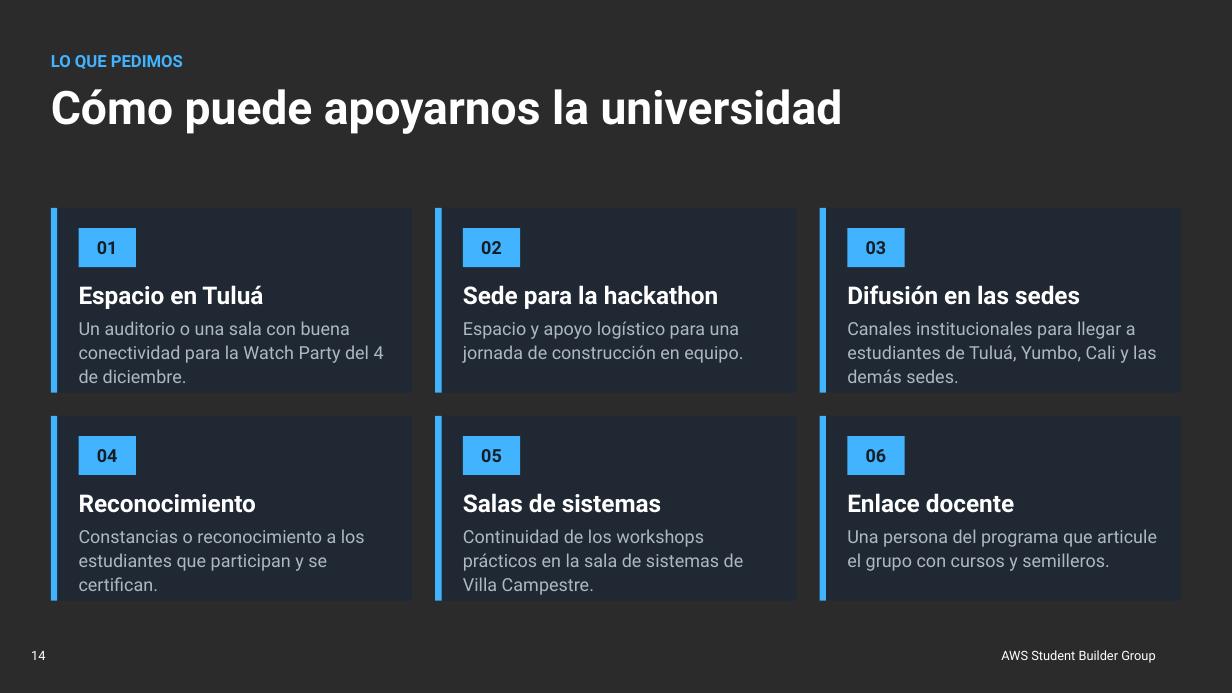
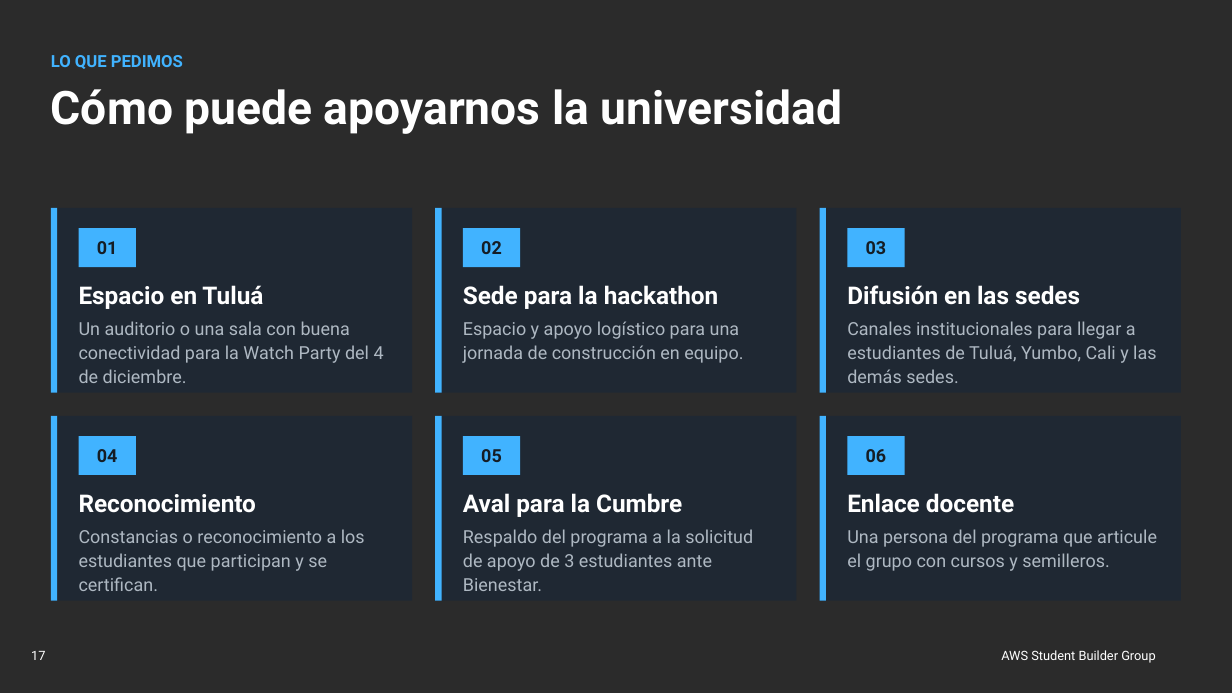
Before and after one commit to AWS-Cloud-Club-at-Universidad-del-Valle/aws-sbg-univalle-website, a slide deck: slide 17 of recap/entregables/presentacion/recap-directivas-univalle.pptx (slide 14 before the commit). Drawn at 1232x693 pixels with LibreOffice and Linux fonts; fonts in the diff are those of the drawing; background and template pictures are left out; a plain dark background stands for a picture behind light text. Boxes give left, top, right and bottom in pixels: in the first picture for what was removed or moved away, otherwise in the second. Text is boxed around its words. In the diff, an @@ line names an element or a change of style, - is before the commit and + after.

Commit message:
feat(recap): ranking LATAM, Cumbre Andina y presentación para directivas de 18 diapositivas

```diff
--- a/recap/entregables/presentacion/recap-directivas-univalle.pptx
+++ b/recap/entregables/presentacion/recap-directivas-univalle.pptx
@@ text at bbox=[463, 493, 753, 591]: text changed @@
-Salas de sistemas
-Continuidad de los workshops prácticos en la sala de sistemas de Villa Campestre.
+Aval para la Cumbre
+Respaldo del programa a la solicitud de apoyo de 3 estudiantes ante Bienestar.
@@ page number at bbox=[31, 651, 45, 660]: text changed @@
-14
+17
```
Also in this commit, not shown: 1 other slide changed, 3 slides added, 15 other files.
